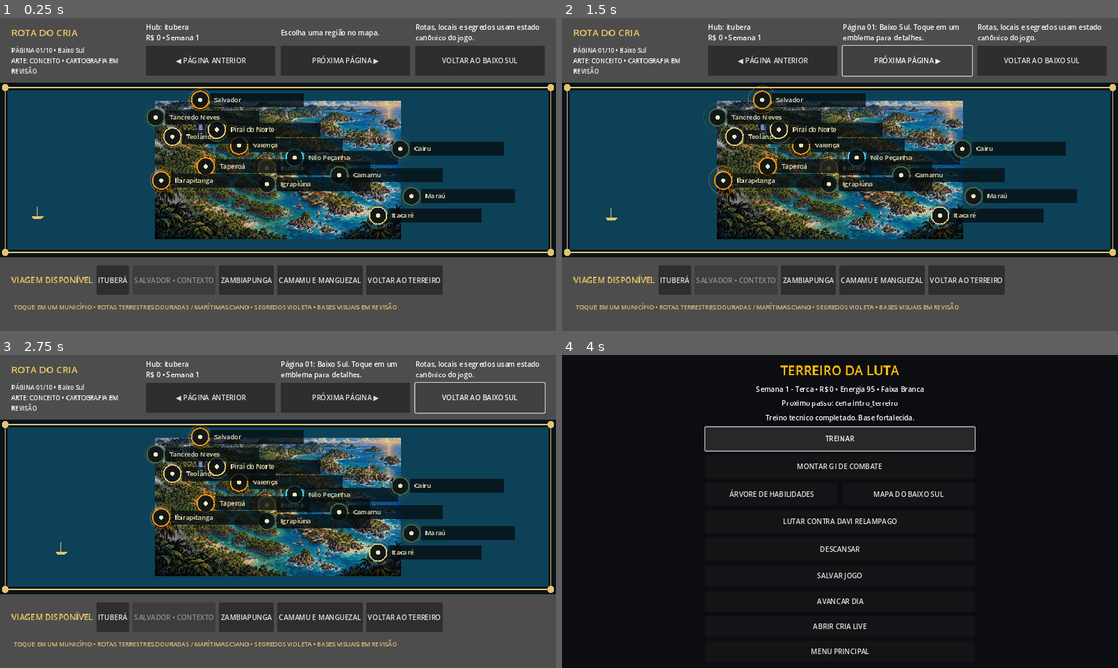
Above: before the commit, frames 1-4 (two rows, left to right).
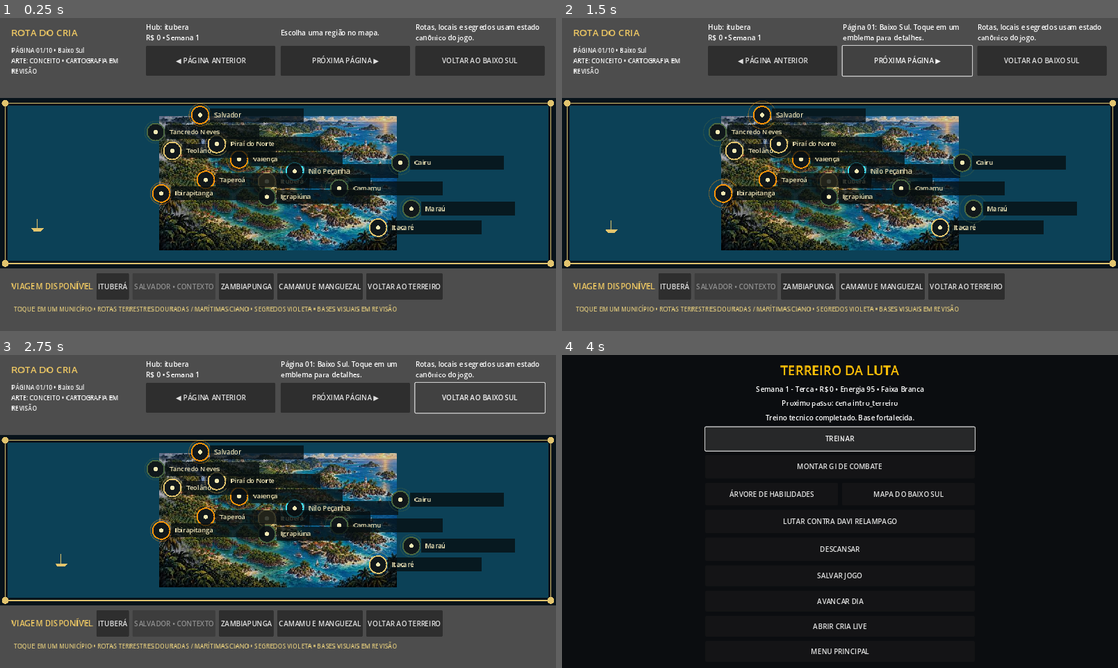
Above: after the commit, the same moments.

Repository: ringuemkt-rgb/cria-do-tatame
Game: Godot game, scene res://scenes/world/WorldMapScreen.tscn
Same seed, same stepped clock (60 frames per second), same inputs: the game is played once before the commit and once after it. This scene is started directly instead of the project's main scene.
Inputs:
- Up to frame 1 (0.25 s): no input
- Up to frame 2 (1.5 s): click "◀ PÁGINA ANTERIOR" at 0.5 s; click "PRÓXIMA PÁGINA ▶" at 1.25 s
- Up to frame 3 (2.75 s): click "VOLTAR AO BAIXO SUL" at 2 s
- Up to frame 4 (4 s): click "ITUBERÁ" at 2.75 s; click "TREINAR" at 3.5 s

The runs differ from the first frame. In frame 1, 36% of the frame differs, in the area x 0-100%, y 20-95%; in frame 2, 36%; in frame 3, 36%; in frame 4, nothing differs.

Commit message:
fix(atlas): reserve expanded HUD detail space without covering touch canvas

Diff:
--- a/scenes/world/WorldMapScreen.tscn
+++ b/scenes/world/WorldMapScreen.tscn
@@ -15,9 +15,9 @@
 [node name="WorldMapLifeLayer" type="Control" parent="."]
 layout_mode = 1
 anchors_preset = 0
-anchor_top = 0.205
+anchor_top = 0.255
 anchor_right = 1.0
-anchor_bottom = 0.765
+anchor_bottom = 0.80
 grow_horizontal = 2
 grow_vertical = 2
 clip_contents = true
@@ -37,7 +37,7 @@
 anchor_left = 0.02
 anchor_top = 0.012
 anchor_right = 0.98
-anchor_bottom = 0.19
+anchor_bottom = 0.245
 columns = 4
 theme_override_constants/h_separation = 12
 theme_override_constants/v_separation = 6
@@ -95,9 +95,9 @@
 [node name="RightPanel" type="HBoxContainer" parent="HUD"]
 layout_mode = 1
 anchor_left = 0.02
-anchor_top = 0.79
+anchor_top = 0.815
 anchor_right = 0.98
-anchor_bottom = 0.885
+anchor_bottom = 0.90
 theme_override_constants/separation = 8
 mouse_filter = 2
 theme_override_colors/font_color = Color(0.96, 0.91, 0.7, 1)
@@ -137,7 +137,7 @@
 [node name="Footer" type="Label" parent="HUD"]
 layout_mode = 1
 anchor_left = 0.025
-anchor_top = 0.91
+anchor_top = 0.915
 anchor_right = 0.98
 anchor_bottom = 0.985
 autowrap_mode = 3
